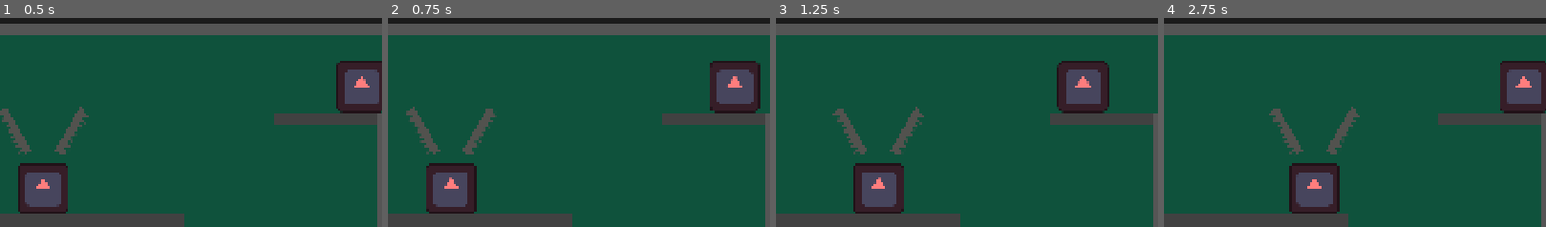
Above: before the commit, frames 1-4 (left to right).
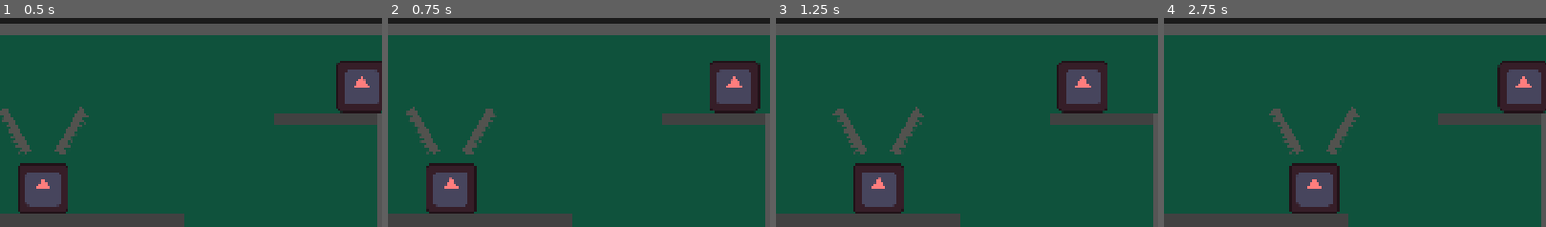
Above: after the commit, the same moments.

Repository: Tyrannicodin/GMTK-jam-2026
Game: Godot game, scene res://resources/rooms/scenes/stairs.tscn
The game is run twice, just before and just after one commit, with the same random seed, the same clock (stepped at 60 frames per second) and the same inputs. This scene is started directly instead of the project's main scene. The engine's default icon, where the game draws it, is replaced by a stand-in: a white triangle on a blue panel in a dark square.
Inputs (mouse positions are % of the whole screen's width and height, from its top left):
- Up to frame 1 (0.5 s): no input
- Up to frame 2 (0.75 s): move the mouse to (72, 44) at 0.52 s; hold D (right) from 0.53 s (still down); tap C (dash) at 0.6 s; click (72, 44) at 0.67 s
- Up to frame 3 (1.25 s): keep holding D (right); tap Space (jump) at 0.77 s
- Up to frame 4 (2.75 s): move the mouse to (30, 55) at 1.27 s; tap E (interact) at 1.35 s; tap Space (jump) at 1.52 s; move the mouse to (60, 27) at 2.02 s; release D (right) at 2.03 s; hold A (left) from 2.03 s (still down); tap Shift (special) at 2.1 s
The pictures show only the part of the screen within x 47-97%, y 0-50%; the shares and areas given below are measured in that part.

Frame 1 is identical in both runs. In frame 2, 0.1% of the frame differs, in the area x 86-96%, y 26-42%; in frame 3, 0.1%; in frame 4, 0.2%, in the area x 87-96%, y 22-43%.

Commit message:
Shurikens do damage

Diff:
--- a/game/enemy/basic/basic.gd
+++ b/game/enemy/basic/basic.gd
@@ -8,8 +8,10 @@
 
 @export var speed = 200.0
 
+@export var health = 10
+@export var reward: Reward
+
 var right := true
-var turned = false
 
 var player: Player
 
@@ -26,16 +28,12 @@
 	return true
 
 func _physics_process(delta):
-	turned = false
-
 	# Add the gravity.
 	if not is_on_floor():
 		velocity += get_gravity() * delta
 
 	if not ray.is_colliding() and avoid_falls:
-		if not turned:
-			right = not right
-			turned = true
+		right = not right
 
 	for idx in get_slide_collision_count():
 		# Swap on wall collision
@@ -46,8 +44,8 @@
 
 	move_and_slide()
 
-
-func _on_barrier_collider_area_entered(area: Area2D) -> void:
-	if not turned:
-		right = not right
-		turned = true
+func damage_self(amount: int) -> void:
+	health -= amount
+	if health <= 0:
+		player.add_rewards(reward)
+		queue_free()
--- a/game/enemy/basic/basic.tscn
+++ b/game/enemy/basic/basic.tscn
@@ -1,7 +1,14 @@
 [gd_scene format=3 uid="uid://bfierd6nwqsba"]
 
 [ext_resource type="Script" uid="uid://df73gpljud4hf" path="res://game/enemy/basic/basic.gd" id="1_oelsq"]
+[ext_resource type="Script" uid="uid://fb5r68g6soxn" path="res://resources/reward.gd" id="2_12i0x"]
 [ext_resource type="Texture2D" uid="uid://c8o38o30vq1wj" path="res://icon.svg" id="2_ru8yo"]
+
+[sub_resource type="Resource" id="Resource_oelsq"]
+script = ExtResource("2_12i0x")
+xp = 3.0
+time = 1.0
+metadata/_custom_type_script = "uid://fb5r68g6soxn"
 
 [sub_resource type="RectangleShape2D" id="RectangleShape2D_qx0ke"]
 size = Vector2(128, 128)
@@ -9,12 +16,11 @@
 [sub_resource type="RectangleShape2D" id="RectangleShape2D_oelsq"]
 size = Vector2(250, 200)
 
-[sub_resource type="RectangleShape2D" id="RectangleShape2D_g4v7s"]
-size = Vector2(128, 128)
-
 [node name="Basic" type="CharacterBody2D" unique_id=592317870]
-collision_layer = 2
+collision_layer = 10
+collision_mask = 32769
 script = ExtResource("1_oelsq")
+reward = SubResource("Resource_oelsq")
 
 [node name="CollisionShape2D" type="CollisionShape2D" parent="." unique_id=514927345]
 shape = SubResource("RectangleShape2D_qx0ke")
@@ -42,13 +48,5 @@
 position = Vector2(125, -90)
 shape = SubResource("RectangleShape2D_oelsq")
 
-[node name="Barrier Collider" type="Area2D" parent="." unique_id=1791886396]
-collision_layer = 32768
-collision_mask = 32768
-
-[node name="CollisionShape2D" type="CollisionShape2D" parent="Barrier Collider" unique_id=458343490]
-shape = SubResource("RectangleShape2D_g4v7s")
-
 [connection signal="body_entered" from="AttackLeft" to="." method="attack_left"]
 [connection signal="body_entered" from="AttackRight" to="." method="attack_right"]
-[connection signal="area_entered" from="Barrier Collider" to="." method="_on_barrier_collider_area_entered"]
--- a/game/player_attacks/ShurikenJutsu.tscn
+++ b/game/player_attacks/ShurikenJutsu.tscn
@@ -6,8 +6,11 @@
 [sub_resource type="CircleShape2D" id="CircleShape2D_h7iqs"]
 radius = 25.894014
 
-[node name="Shuriken" type="RigidBody2D" unique_id=549474378]
+[node name="Shuriken" type="RigidBody2D" unique_id=549474378 groups=["attack"]]
 collision_layer = 4
+collision_mask = 9
+contact_monitor = true
+max_contacts_reported = 4
 script = ExtResource("1_21vu1")
 
 [node name="Sprite2D" type="Sprite2D" parent="." unique_id=1208373937]
@@ -17,3 +20,11 @@
 [node name="CollisionShape2D" type="CollisionShape2D" parent="." unique_id=1090233966]
 position = Vector2(0.5, -0.5)
 shape = SubResource("CircleShape2D_h7iqs")
+
+[node name="Timer" type="Timer" parent="." unique_id=1864738481]
+wait_time = 5.0
+one_shot = true
+autostart = true
+
+[connection signal="body_entered" from="." to="." method="on_collision"]
+[connection signal="timeout" from="Timer" to="." method="timeout"]
--- a/game/player_attacks/shuriken_jutsu.gd
+++ b/game/player_attacks/shuriken_jutsu.gd
@@ -1,4 +1,14 @@
 extends RigidBody2D
+
+@export var damage = 1
 
 func _ready() -> void:
 	add_to_group("attack")
+
+func on_collision(body):
+	if body.get("damage_self"):
+		body.call("damage_self", damage)
+		queue_free()
+
+func timeout() -> void:
+	queue_free()
--- a/game/room_objects/ai_barrier/barrier.tscn
+++ b/game/room_objects/ai_barrier/barrier.tscn
@@ -3,14 +3,11 @@
 [sub_resource type="RectangleShape2D" id="RectangleShape2D_grq6u"]
 size = Vector2(32, 32)
 
-[node name="Barrier" type="Node2D" unique_id=1912984734]
+[node name="Barrier" type="StaticBody2D" unique_id=1159999598]
 z_index = 2
+collision_layer = 32768
+collision_mask = 0
 
-[node name="Area2D" type="Area2D" parent="." unique_id=2071396173]
-collision_layer = 32768
-collision_mask = 32768
-monitoring = false
-
-[node name="CollisionShape2D" type="CollisionShape2D" parent="Area2D" unique_id=884419026]
+[node name="CollisionShape2D" type="CollisionShape2D" parent="." unique_id=884419026]
 position = Vector2(16, 16)
 shape = SubResource("RectangleShape2D_grq6u")
--- a/project.godot
+++ b/project.godot
@@ -38,6 +38,7 @@
 statistic=""
 border_doors="Doors that lock once their room is exited"
 knows_player="Player is passed to the set_player on ready"
+attack=""
 
 [gui]
 
